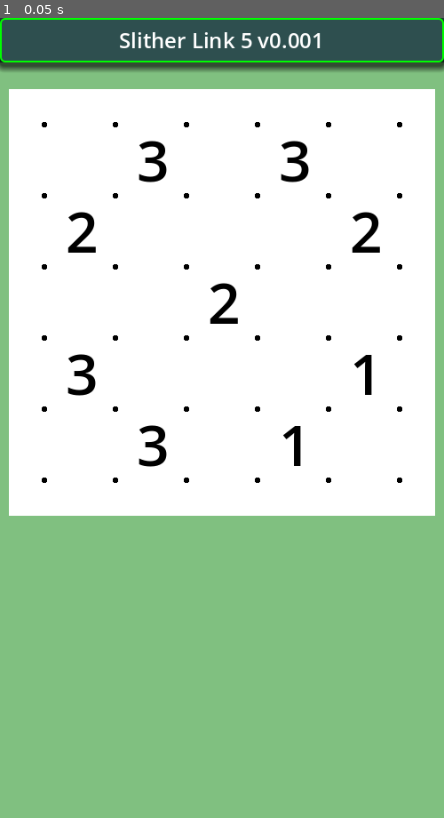
Above: before the commit, frame 1.
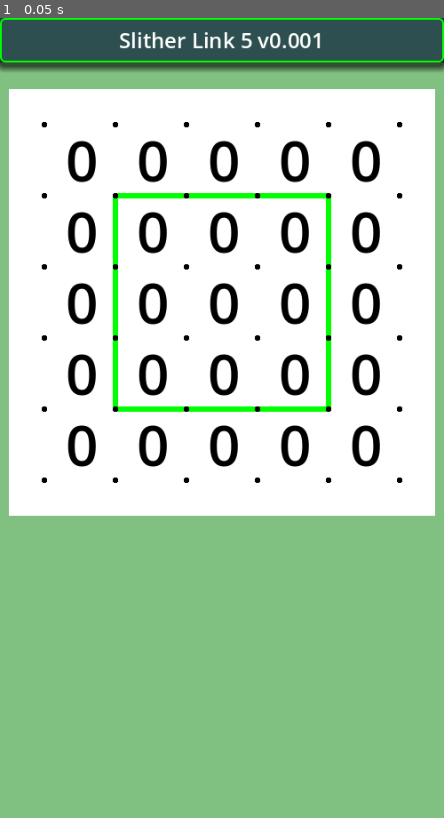
Above: after the commit, the same moment.

Repository: vivisuke/SlitherLink5
Game: Godot game, scene res://main.tscn
Same seed, same stepped clock (60 frames per second), same inputs: the game is played once before the commit and once after it.
Inputs:
- Up to frame 1 (0.05 s): no input

The runs differ from the first frame. In frame 1, 6.1% of the frame differs, in the area x 15-86%, y 15-57%.

Commit message:
0014 ◎ C 02/21 02/21 0.001│ToDo│Board5x5：リンク情報を linkRt[], linkDn[] で管理 0015 ◎ C 02/21 02/21 0.001│ToDo│Grid：linkRt[], linkDn[] を参照して連結線描画

Diff:
--- a/SlitherLink5/classes/Board5x5.gd
+++ b/SlitherLink5/classes/Board5x5.gd
@@ -20,6 +20,8 @@
 
 var clue_num = []
 var links = []			# 各格子点の上下左右連結フラグ
+var linkRt = []			# 各格子点の右連結フラグ、1 for 連結、0 for 非連結
+var linkDn = []			# 各格子点の下連結フラグ
 var dir_order = [LINK_UP, LINK_DOWN, LINK_LEFT, LINK_RIGHT]
 
 func xyToIX(x, y):		# x, y -> clue_num インデックス、x: [0, N_HORZ)、y: [0, N_VERT)
@@ -33,22 +35,40 @@
 	clue_num.fill(ANY)
 	links.resize(LINK_ARY_SIZE)
 	links.fill(LINK_WALL)
+	linkRt.resize(LINK_ARY_SIZE)
+	linkRt.fill(0)
+	linkDn.resize(LINK_ARY_SIZE)
+	linkDn.fill(0)
 	for y in range(N_VERT+1):
 		for x in range(N_HORZ+1):
 			links[xyToLinkIX(x, y)] = LINK_EMPTY
 func make_loop():
-	links[xyToLinkIX(1, 1)] = LINK_RIGHT | LINK_DOWN
-	links[xyToLinkIX(2, 1)] = LINK_LEFT | LINK_RIGHT
-	links[xyToLinkIX(3, 1)] = LINK_LEFT | LINK_RIGHT
-	links[xyToLinkIX(4, 1)] = LINK_LEFT | LINK_DOWN
-	links[xyToLinkIX(1, 2)] = LINK_UP | LINK_DOWN
-	links[xyToLinkIX(4, 2)] = LINK_UP | LINK_DOWN
-	links[xyToLinkIX(1, 3)] = LINK_UP | LINK_DOWN
-	links[xyToLinkIX(4, 3)] = LINK_UP | LINK_DOWN
-	links[xyToLinkIX(1, 4)] = LINK_RIGHT | LINK_UP
-	links[xyToLinkIX(2, 4)] = LINK_LEFT | LINK_RIGHT
-	links[xyToLinkIX(3, 4)] = LINK_LEFT | LINK_RIGHT
-	links[xyToLinkIX(4, 4)] = LINK_LEFT | LINK_UP
+	if true:
+		linkDn[xyToLinkIX(1, 1)] = 1
+		linkRt[xyToLinkIX(1, 1)] = 1
+		linkRt[xyToLinkIX(2, 1)] = 1
+		linkRt[xyToLinkIX(3, 1)] = 1
+		linkDn[xyToLinkIX(4, 1)] = 1
+		linkDn[xyToLinkIX(1, 2)] = 1
+		linkDn[xyToLinkIX(4, 2)] = 1
+		linkDn[xyToLinkIX(1, 3)] = 1
+		linkDn[xyToLinkIX(4, 3)] = 1
+		linkRt[xyToLinkIX(1, 4)] = 1
+		linkRt[xyToLinkIX(2, 4)] = 1
+		linkRt[xyToLinkIX(3, 4)] = 1
+	else:
+		links[xyToLinkIX(1, 1)] = LINK_RIGHT | LINK_DOWN
+		links[xyToLinkIX(2, 1)] = LINK_LEFT | LINK_RIGHT
+		links[xyToLinkIX(3, 1)] = LINK_LEFT | LINK_RIGHT
+		links[xyToLinkIX(4, 1)] = LINK_LEFT | LINK_DOWN
+		links[xyToLinkIX(1, 2)] = LINK_UP | LINK_DOWN
+		links[xyToLinkIX(4, 2)] = LINK_UP | LINK_DOWN
+		links[xyToLinkIX(1, 3)] = LINK_UP | LINK_DOWN
+		links[xyToLinkIX(4, 3)] = LINK_UP | LINK_DOWN
+		links[xyToLinkIX(1, 4)] = LINK_RIGHT | LINK_UP
+		links[xyToLinkIX(2, 4)] = LINK_LEFT | LINK_RIGHT
+		links[xyToLinkIX(3, 4)] = LINK_LEFT | LINK_RIGHT
+		links[xyToLinkIX(4, 4)] = LINK_LEFT | LINK_UP
 func set_clue_num(lst):
 	for i in range(N_CELLS):
 		clue_num[i] = lst[i]
@@ -141,6 +161,20 @@
 				#n_empty -= 2
 				break
 		if !moved: break
+# (0, 0) から順にリンクをランダムに決めていく
+func set_link_random():
+	for y in range(N_VERT+1):
+		for x in range(N_HORZ+1):
+			var k = xyToLinkIX(x, y)
+			var up = y != 0 && (links[k-LINK_ARY_WIDTH] & LINK_DOWN) != 0
+			var lt = x != 0 && (links[k-1] & LINK_RIGHT) != 0
+			if up && lt:	# 上・左に連結済み
+				links[k] = LINK_UP | LINK_LEFT
+			elif up || lt:		# 上または左にのみ連結済み
+				if up: links[k] = LINK_UP
+				else: links[k] = LINK_LEFT
+
+	pass
 func _ready():
 	pass
 func _process(delta):
--- a/SlitherLink5/scripts/Grid.gd
+++ b/SlitherLink5/scripts/Grid.gd
@@ -19,26 +19,32 @@
 #const LINK_COL = Color.DARK_GREEN
 
 var links = []
+var linkRt = []
+var linkDn = []
 
 func xyToLinkIX(x, y):		# x, y -> links インデックス、x: [0, N_HORZ]、y: [0, N_VERT]
 	return x + (y + 1) * LINK_ARY_WIDTH
 func _draw():
-	if !links.is_empty():
+	if !linkRt.is_empty() && !linkDn.is_empty():
 		for y in range(N_VERT+1):
 			var py = y * CELL_WIDTH
 			for x in range(N_HORZ+1):
 				var px = x * CELL_WIDTH
 				var ix = xyToLinkIX(x, y)
-				if links[ix] != 0:
+				if linkRt[ix] != 0 || linkDn[ix] != 0:
 					draw_circle(Vector2(px, py), R, LINK_COL)
-					if (links[ix] & LINK_LEFT) != 0:
-						draw_line(Vector2(px, py), Vector2(px-CELL_WIDTH/2, py) , LINK_COL, R*2)
-					if (links[ix] & LINK_RIGHT) != 0:
-						draw_line(Vector2(px, py), Vector2(px+CELL_WIDTH/2, py) , LINK_COL, R*2)
-					if (links[ix] & LINK_UP) != 0:
-						draw_line(Vector2(px, py), Vector2(px, py-CELL_WIDTH/2) , LINK_COL, R*2)
-					if (links[ix] & LINK_DOWN) != 0:
-						draw_line(Vector2(px, py), Vector2(px, py+CELL_WIDTH/2) , LINK_COL, R*2)
+					if linkRt[ix] != 0:
+						draw_line(Vector2(px, py), Vector2(px+CELL_WIDTH, py) , LINK_COL, R*2)
+					if linkDn[ix] != 0:
+						draw_line(Vector2(px, py), Vector2(px, py+CELL_WIDTH) , LINK_COL, R*2)
+					#if (links[ix] & LINK_LEFT) != 0:
+					#	draw_line(Vector2(px, py), Vector2(px-CELL_WIDTH/2, py) , LINK_COL, R*2)
+					#if (links[ix] & LINK_RIGHT) != 0:
+					#	draw_line(Vector2(px, py), Vector2(px+CELL_WIDTH/2, py) , LINK_COL, R*2)
+					#if (links[ix] & LINK_UP) != 0:
+					#	draw_line(Vector2(px, py), Vector2(px, py-CELL_WIDTH/2) , LINK_COL, R*2)
+					#if (links[ix] & LINK_DOWN) != 0:
+					#	draw_line(Vector2(px, py), Vector2(px, py+CELL_WIDTH/2) , LINK_COL, R*2)
 				pass
 		pass
 	for y in range(N_VERT+1):
--- a/SlitherLink5/scripts/main.gd
+++ b/SlitherLink5/scripts/main.gd
@@ -23,13 +23,15 @@
 	return x + (y + 1) * LINK_ARY_WIDTH
 func _ready():
 	bd = CBoard5x5.new()
-	#bd.make_loop()
+	bd.make_loop()
 	#bd.make_loop_random()
-	bd.set_clue_num(q1)
-	#bd.links_to_nums()
+	bd.links_to_nums()
+	#bd.set_clue_num(q1)
 	init_labels()
 	update_num_labels()
-	$Board/Grid.links = bd.links
+	$Board/Grid.linkRt = bd.linkRt
+	$Board/Grid.linkDn = bd.linkDn
+	#$Board/Grid.links = bd.links
 	$Board/Grid.queue_redraw()
 	pass # Replace with function body.
 func init_labels():
Not shown, changed: SlitherLink5.spr
